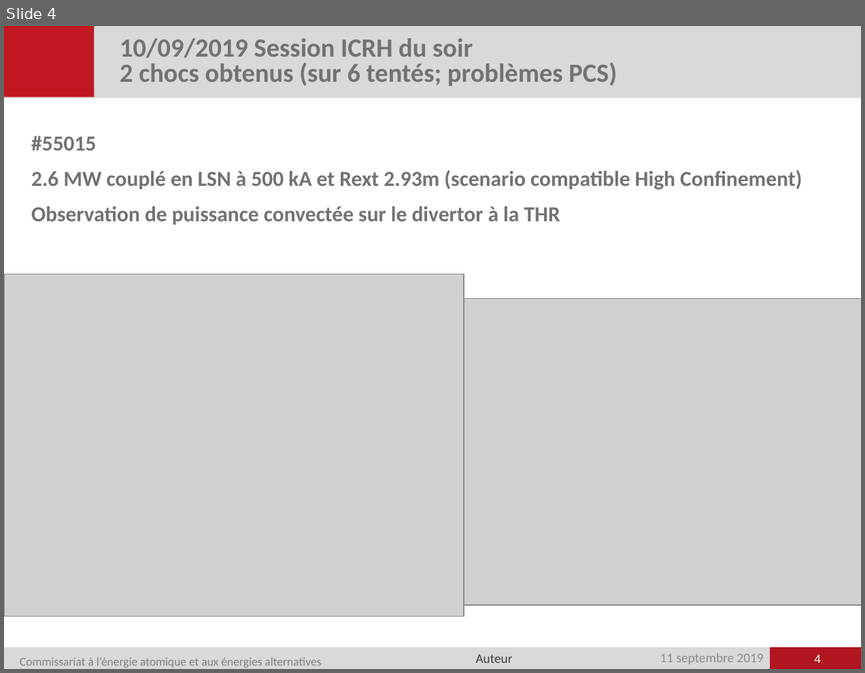
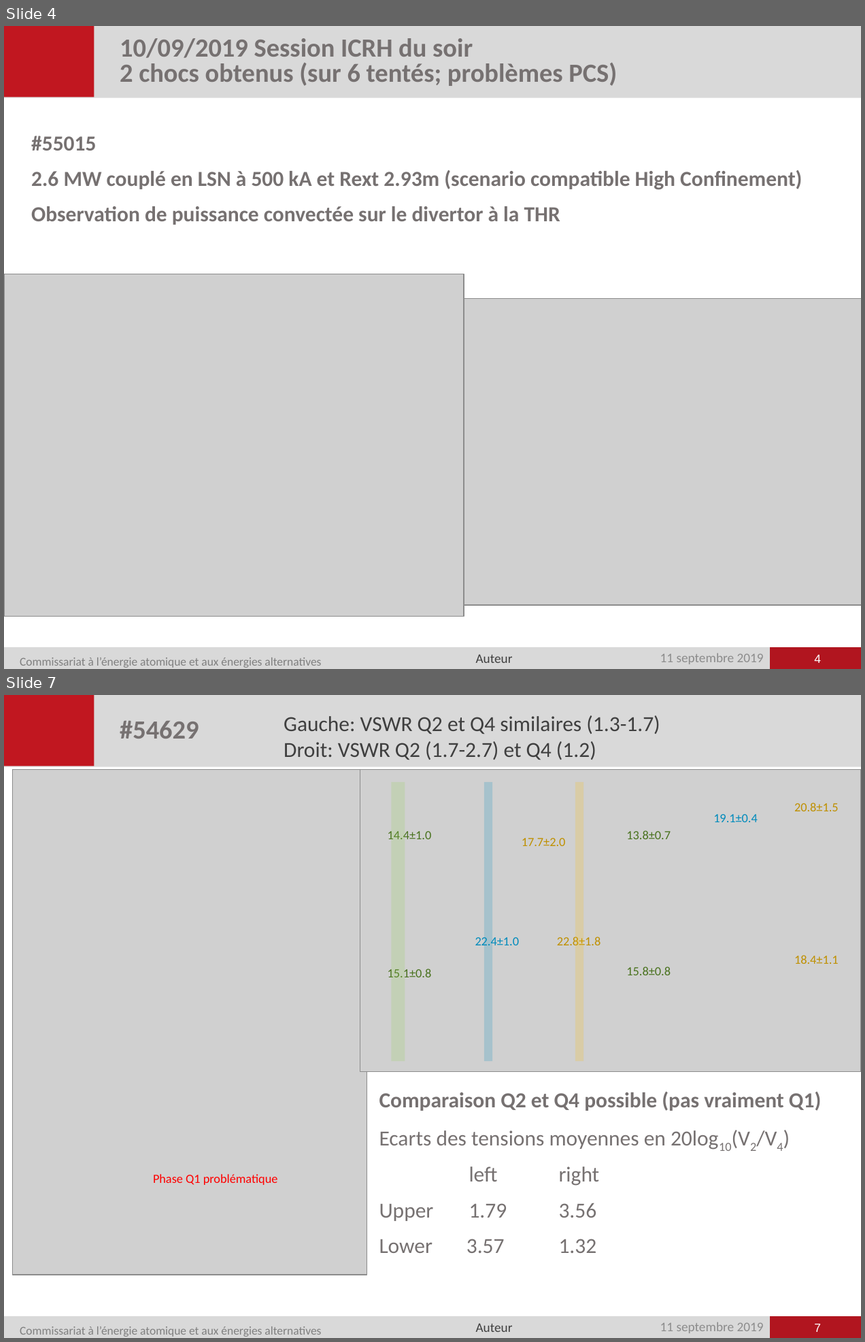
Before and after one commit to jhillairet/WEST_C4, a slide deck: presentations/WEST_IC_week37.pptx. Shown one above the other, each under a label of ours: slide 4 before the commit, slides 4 and 7 after it; the slides between them are not shown. The pictures are 865x673 and 865x1342 pixels, drawn with LibreOffice and Linux fonts; fonts in the diff are those of the drawing; grey boxes stand for pictures; background and template pictures are left out. Boxes give left, top, right and bottom in pixels: in the first picture for what was removed or moved away, otherwise in the second. Text is boxed around its words. In the diff, an @@ line names an element or a change of style, - is before the commit and + after.

```diff
--- a/presentations/WEST_IC_week37.pptx
+++ b/presentations/WEST_IC_week37.pptx
@@ slide 7 added at (4,695,861,1338), background #FFFFFF; not listed: 7 template elements that a slide beside it also shows @@
@@ title added at (120,721,198,739), 22 pt, text #767171, bold @@
+#54629
@@ text added at (283,715,660,760), 18 pt, text #3F3F3F @@
+Gauche: VSWR Q2 et Q4 similaires (1.3-1.7)
+Droit: VSWR Q2 (1.7-2.7) et Q4 (1.2)
@@ picture added at (13,770,367,1274) @@
@@ picture added at (360,770,861,1071) @@
@@ rectangle added at (392,783,405,1062), fill #92D050 at 20% opacity @@
@@ rectangle added at (484,783,492,1062), fill #008BBC at 20% opacity @@
@@ rectangle added at (575,783,584,1062), fill #FFC000 at 20% opacity @@
@@ text added at (713,814,757,822), 10.5 pt, text #008BBC @@
+19.1±0.4
@@ text added at (794,802,838,811), 10.5 pt, text #BF9000 @@
+20.8±1.5
@@ text added at (388,831,432,839), 10.5 pt, text #49721E @@
+14.4±1.0
@@ text added at (626,830,670,839), 10.5 pt, text #49721E @@
+13.8±0.7
@@ text added at (521,838,566,846), 10.5 pt, text #BF9000 @@
+17.7±2.0
@@ text added at (475,935,519,949), 10.5 pt, text #008BBC @@
+22.4±1.0
@@ text added at (557,935,601,949), 10.5 pt, text #BF9000 @@
+22.8±1.8
@@ text added at (794,955,838,964), 10.5 pt, text #BF9000 @@
+18.4±1.1
@@ text added at (388,968,432,977), 10.5 pt, text #49721E @@
+15.1±0.8
@@ text added at (626,966,670,975), 10.5 pt, text #49721E @@
+15.8±0.8
@@ text added at (379,1091,821,1253), 18 pt, text #767171 @@
+Comparaison Q2 et Q4 possible (pas vraiment Q1)
+Ecarts des tensions moyennes en 20log10(V2/V4)
+left right
+Upper 1.79 3.56
+Lower 3.57 1.32
@@ text added at (153,1174,278,1185), 10.5 pt, text #FF0000 @@
+Phase Q1 problématique
@@ page number added at (814,1323,821,1331), 10 pt, text #FFFFFF @@
+7
```
Also in this commit, not shown: 4 other slides added, 1 other file.
